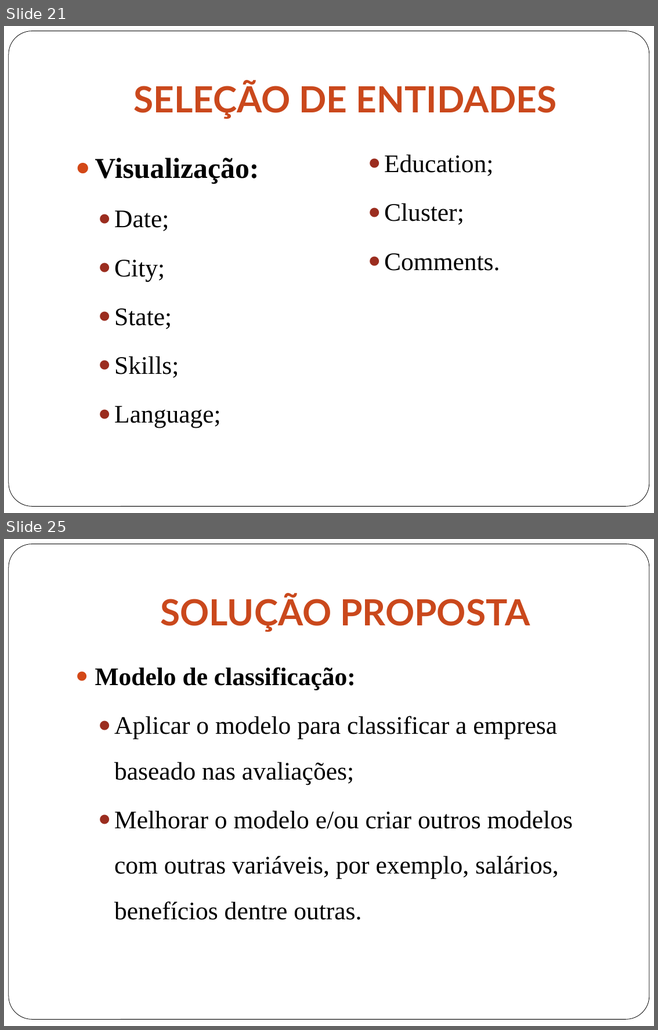
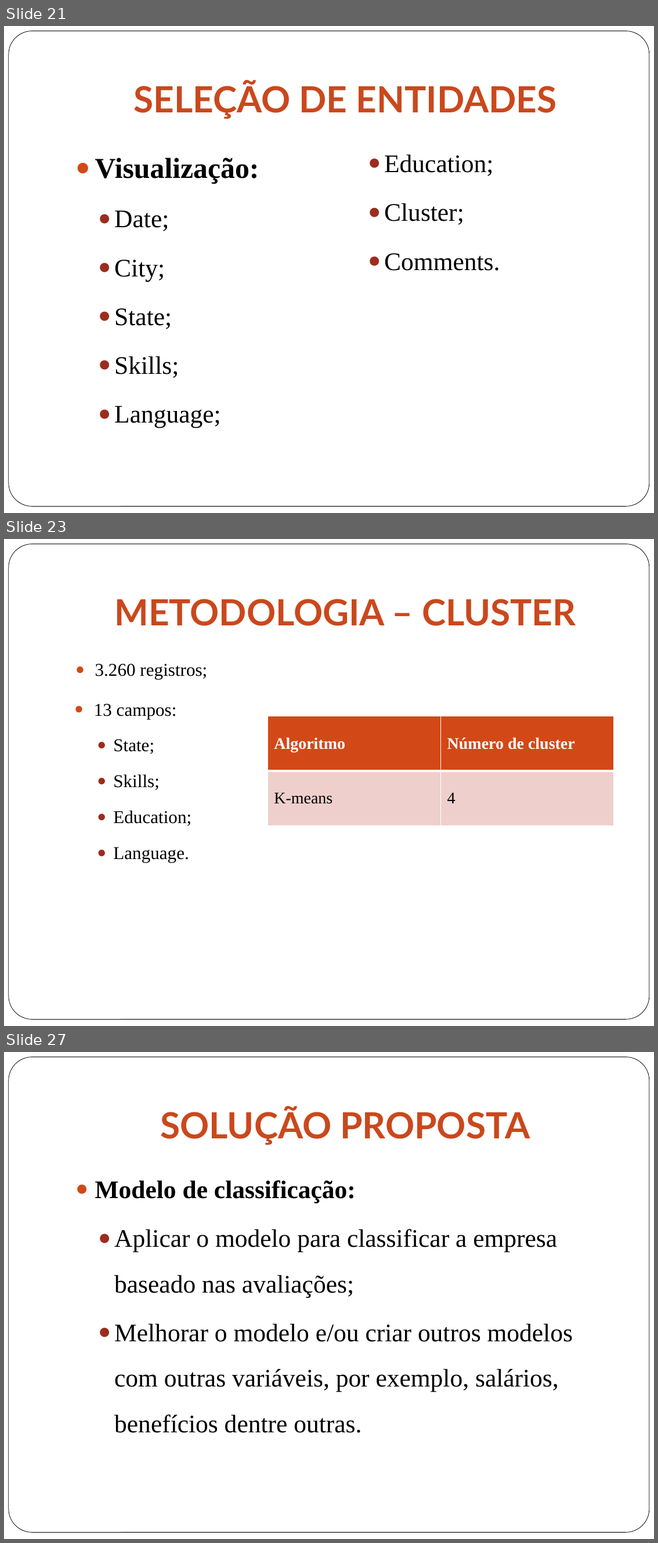
Before and after one commit to gabriellimagomes15/dsa, a slide deck: Apresentacao.pptx. Shown one above the other, each under a label of ours: slides 21 and 25 before the commit, slides 21, 23 and 27 after it; the slides between them are not shown. The pictures are 658x1030 and 658x1543 pixels, drawn with LibreOffice and Linux fonts; fonts in the diff are those of the drawing. Boxes give left, top, right and bottom in pixels: in the first picture for what was removed or moved away, otherwise in the second. Text is boxed around its words. In the diff, an @@ line names an element or a change of style, - is before the commit and + after.

```diff
--- a/Apresentacao.pptx
+++ b/Apresentacao.pptx
@@ slide 23 added at (x1=4, y1=539, x2=654, y2=1026), background #FFFFFF; not listed: 1 template element that a slide beside it also shows @@
@@ title added at (x1=114, y1=599, x2=575, y2=626), 40 pt, text gradient #622410 to #CA481C to #BC431A, bold @@
+METODOLOGIA – CLUSTER
@@ text added at (x1=95, y1=664, x2=207, y2=679), 20 pt, text #000000 @@
+  ● 3.260 registros;
@@ text added at (x1=94, y1=704, x2=191, y2=863), 20 pt, text #000000 @@
+  ● 13 campos:
+  ● State;
+  ● Skills;
+  ● Education;
+  ● Language.
@@ table added at (x1=268, y1=716, x2=614, y2=826), 2 rows, 2 columns @@
+Algoritmo | Número de cluster
+K-means | 4
@@ what was slide 25 is now slide 27 @@
```
Also in this commit, not shown: 7 slides changed, 2 other slides added, 1 slide removed, 2 other files.
